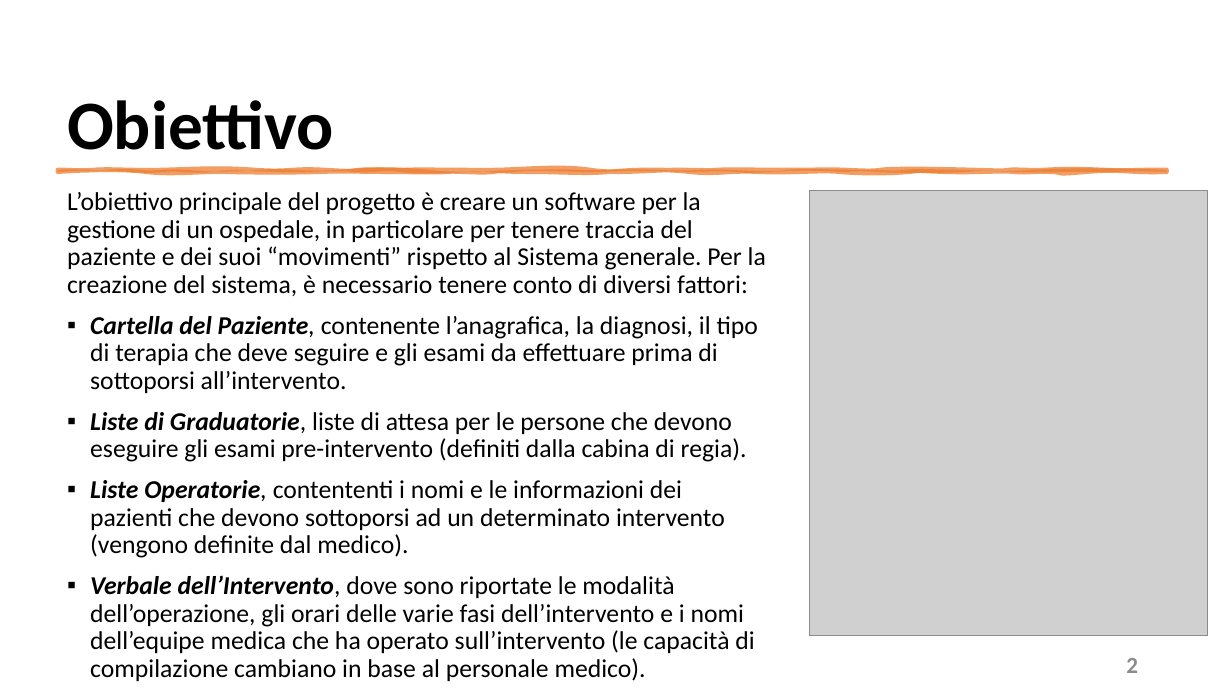
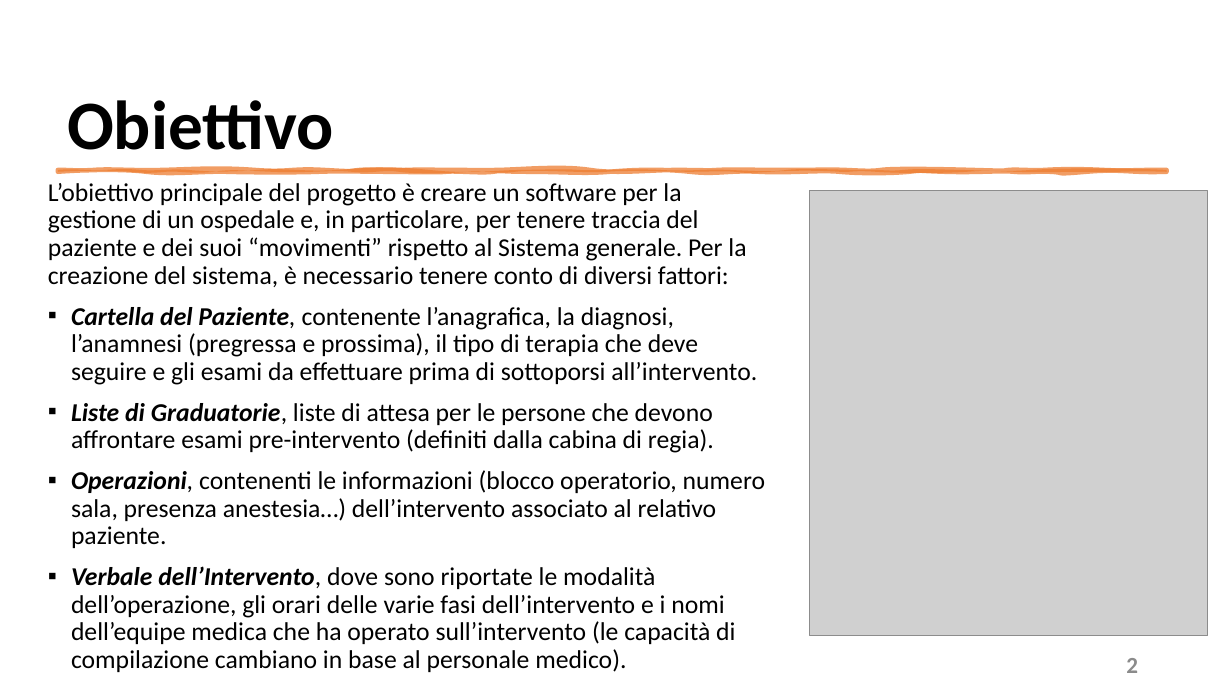
Before and after one commit to mangilimatteo/Progetto_Ingegneria_Software_Cattaneo_Mangili_Saini, a slide deck: slide 2 of Presentazione/Presentazione_Progetto.pptx. Drawn at 1232x693 pixels with LibreOffice and Linux fonts; fonts in the diff are those of the drawing; grey boxes stand for pictures. Boxes give left, top, right and bottom in pixels: in the first picture for what was removed or moved away, otherwise in the second. Text is boxed around its words. In the diff, an @@ line names an element or a change of style, - is before the commit and + after.

Commit message:
Update Presentazione Progetto

```diff
--- a/Presentazione/Presentazione_Progetto.pptx
+++ b/Presentazione/Presentazione_Progetto.pptx
@@ text "L’obiettivo principale del progetto è ..." moved from (x1=67, y1=192, x2=766, y2=681) to (x1=48, y1=183, x2=765, y2=672) @@
@@ text at (x1=48, y1=183, x2=765, y2=548): text changed @@
-L’obiettivo principale del progetto è creare un software per la gestione di un ospedale, in particolare per tenere traccia del paziente e dei suoi “movimenti” rispetto al Sistema generale. Per la creazione del sistema, è necessario tenere conto di diversi fattori:
-▪ Cartella del Paziente, contenente l’anagrafica, la diagnosi, il tipo di terapia che deve seguire e gli esami da effettuare prima di sottoporsi all’intervento.
-▪ Liste di Graduatorie, liste di attesa per le persone che devono eseguire gli esami pre-intervento (definiti dalla cabina di regia).
-▪ Liste Operatorie, contententi i nomi e le informazioni dei pazienti che devono sottoporsi ad un determinato intervento (vengono definite dal medico).
+L’obiettivo principale del progetto è creare un software per la gestione di un ospedale e, in particolare, per tenere traccia del paziente e dei suoi “movimenti” rispetto al Sistema generale. Per la creazione del sistema, è necessario tenere conto di diversi fattori:
+▪ Cartella del Paziente, contenente l’anagrafica, la diagnosi, l’anamnesi (pregressa e prossima), il tipo di terapia che deve seguire e gli esami da effettuare prima di sottoporsi all’intervento.
+▪ Liste di Graduatorie, liste di attesa per le persone che devono affrontare esami pre-intervento (definiti dalla cabina di regia).
+▪ Operazioni, contenenti le informazioni (blocco operatorio, numero sala, presenza anestesia…) dell’intervento associato al relativo paziente.
```
Also in this commit, not shown: 6 other slides changed.
